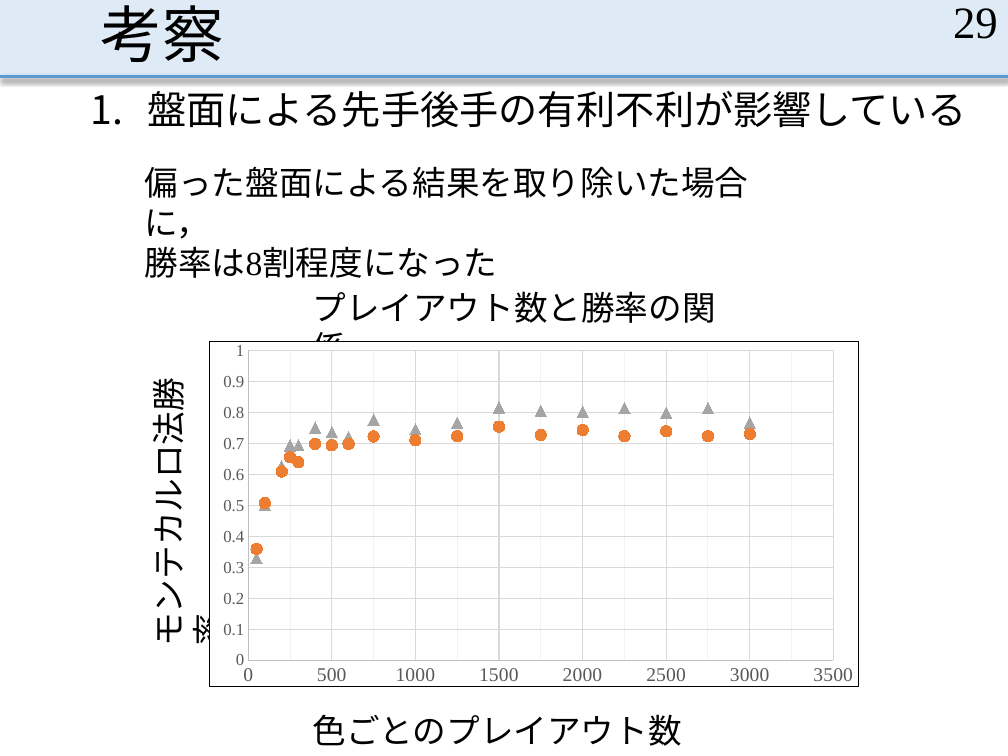
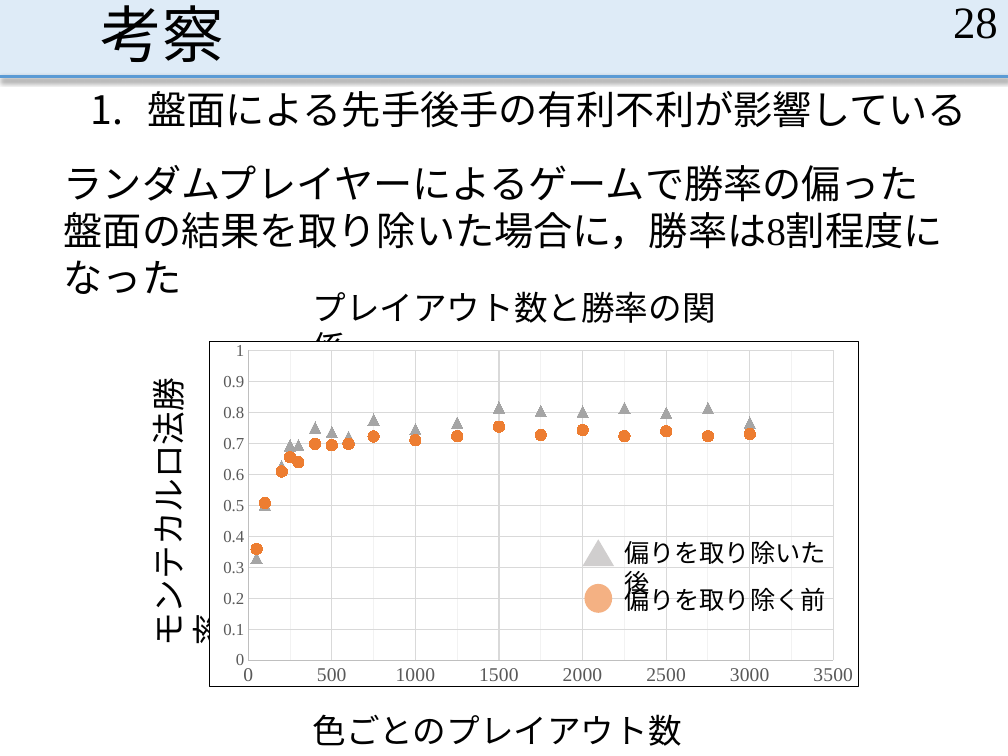
Before and after one commit to MasayaOda/SR, a slide deck: slide 28 of 中間発表1210.pptx (slide 29 before the commit). Drawn at 1008x756 pixels with LibreOffice and Linux fonts; fonts in the diff are those of the drawing. Boxes give left, top, right and bottom in pixels: in the first picture for what was removed or moved away, otherwise in the second. Text is boxed around its words. In the diff, an @@ line names an element or a change of style, - is before the commit and + after.

Commit message:
考察字ばっかり

```diff
--- a/中間発表1210.pptx
+++ b/中間発表1210.pptx
@@ page number at [953, 8, 998, 39]: text changed @@
-29
+28
@@ text at [64, 165, 943, 249]: text changed; size 24 to 28 pt @@
-偏った盤面による結果を取り除いた場合に，
-勝率は8割程度になった
+ランダムプレイヤーによるゲームで勝率の偏った盤面の結果を取り除いた場合に，勝率は8割程度になった
@@ triangle added at [583, 539, 614, 566], fill #D0CECE @@
@@ text added at [624, 541, 826, 599], 18 pt, text #000000 @@
+偏りを取り除いた後
@@ ellipse added at [585, 584, 613, 613], fill #F4B183 @@
@@ text added at [624, 584, 826, 611], 18 pt, text #000000 @@
+偏りを取り除く前
```
Also in this commit, not shown: 8 other slides changed, 2 slides added.
